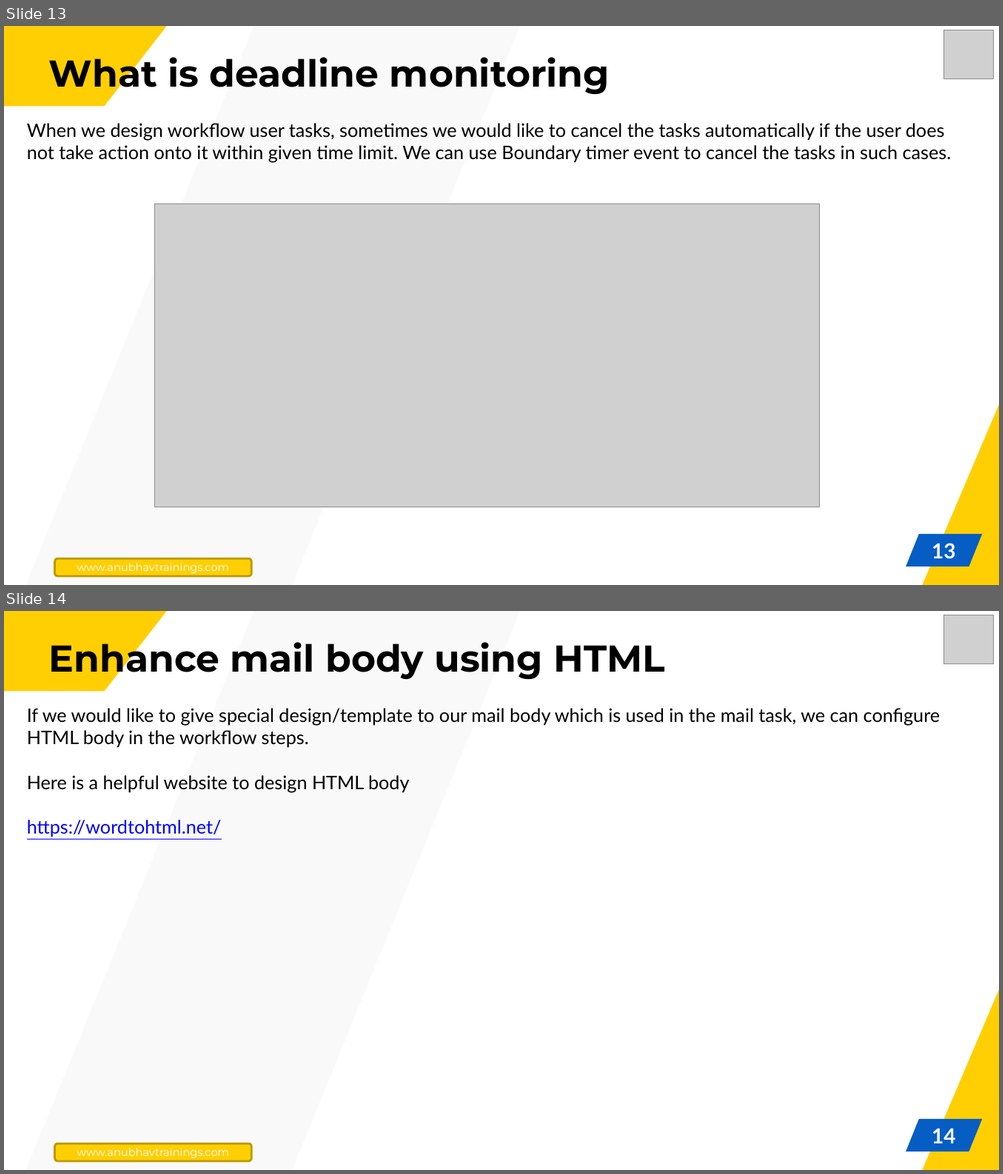
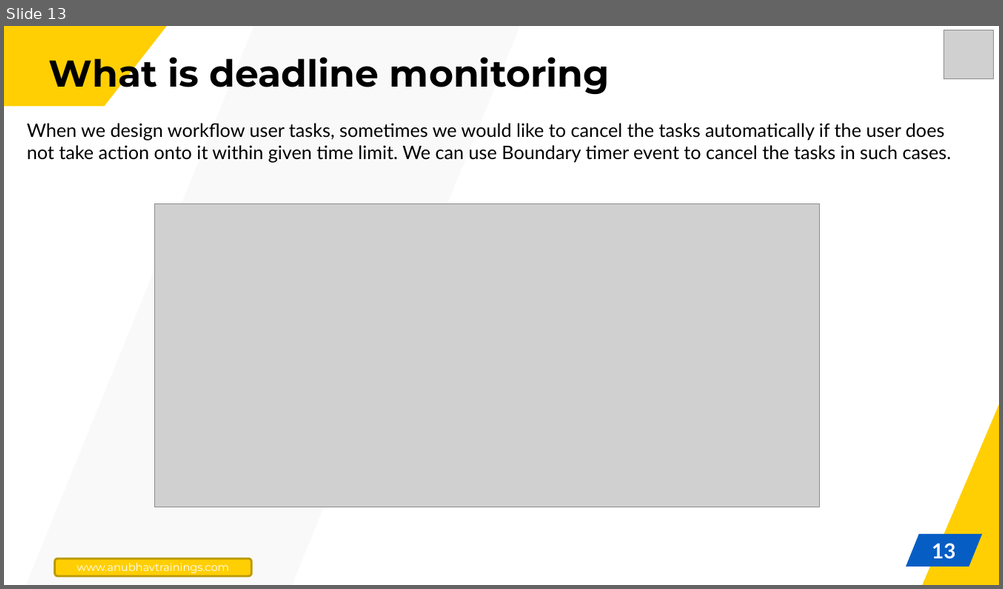
Before and after one commit to soyuztechnologies/BTP_CLD500, a slide deck: Day 3/Day 3.pptx. Shown one above the other, each under a label of ours: slides 13 and 14 before the commit, slide 13 after it. The pictures are 1003x1174 and 1003x589 pixels, drawn with LibreOffice and Linux fonts; fonts in the diff are those of the drawing; grey boxes stand for pictures. Boxes give left, top, right and bottom in pixels: in the first picture for what was removed or moved away, otherwise in the second. Text is boxed around its words. In the diff, an @@ line names an element or a change of style, - is before the commit and + after.

```diff
--- a/Day 3/Day 3.pptx
+++ b/Day 3/Day 3.pptx
@@ slide 14 removed at (x1=4, y1=611, x2=999, y2=1170), background #FFFFFF; not listed: 3 template elements that a slide beside it also shows @@
@@ freeform shape removed at (x1=4, y1=611, x2=167, y2=691) @@
@@ picture removed at (x1=943, y1=615, x2=993, y2=665) @@
@@ title removed at (x1=49, y1=636, x2=664, y2=681) @@
-Enhance mail body using HTML
@@ text removed at (x1=27, y1=708, x2=939, y2=837) @@
-If we would like to give special design/template to our mail body which is used in the mail task, we can configure HTML body in the workflow steps.
-Here is a helpful website to design HTML body
-https://wordtohtml.net/
@@ page number removed at (x1=931, y1=1128, x2=956, y2=1144) @@
-14
@@ rounded rectangle removed at (x1=55, y1=1144, x2=252, y2=1162) @@
-www.anubhavtrainings.com
```
Also in this commit, not shown: 3 slides changed, 3 other slides removed, 40 other files.
